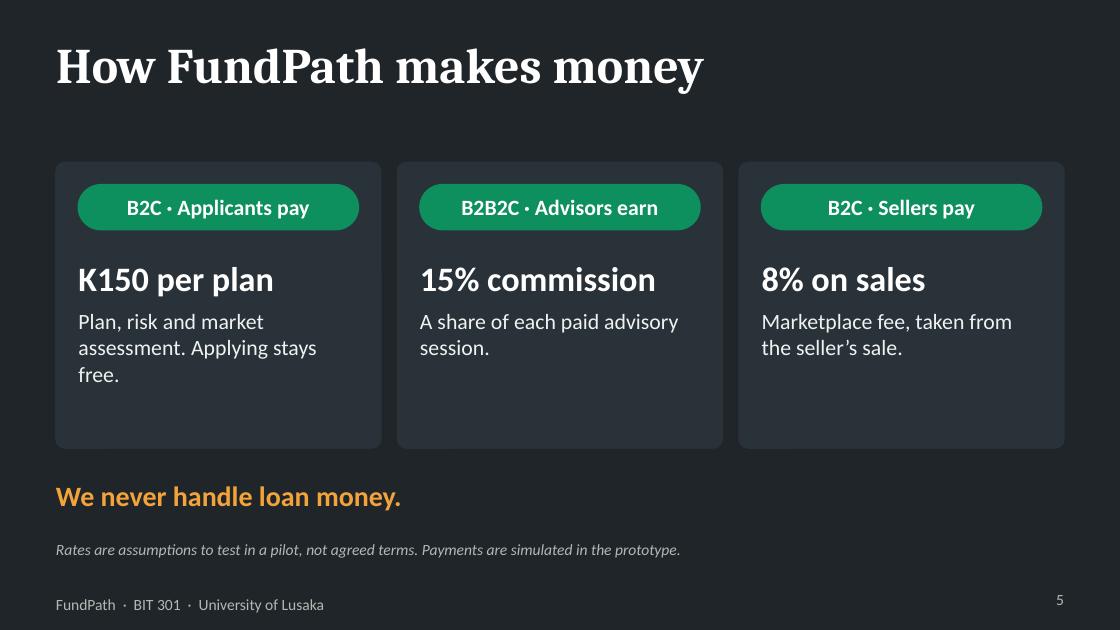
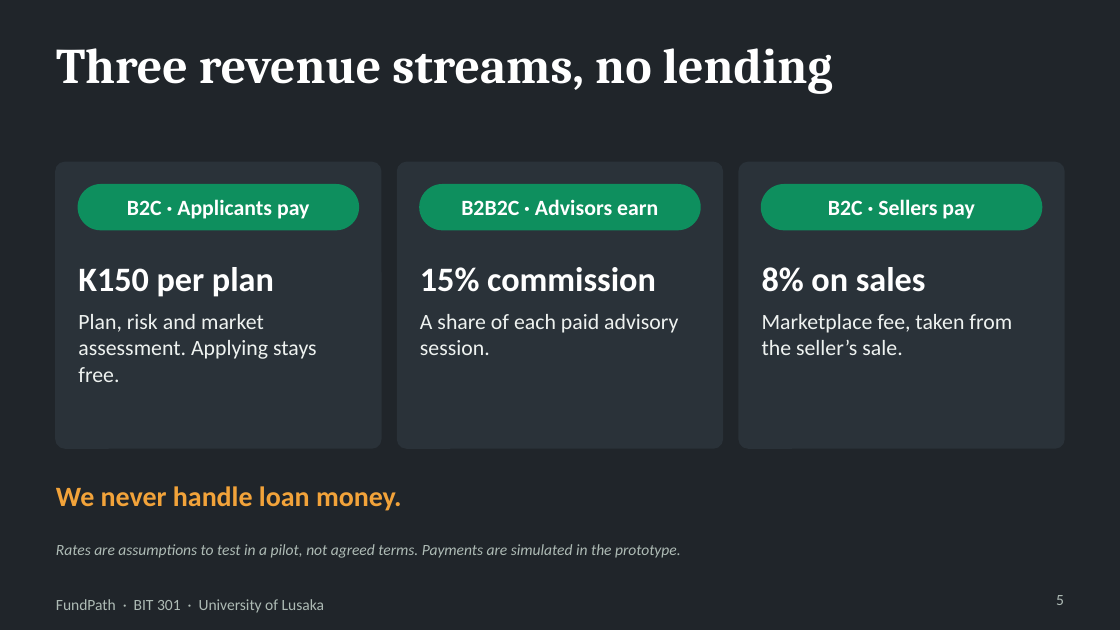
Before and after one commit to mwemmz/cdf-project, a slide deck: slide 5 of docs/presentation/FundPath_5_Slide_Pitch.pptx. Drawn at 1120x630 pixels with LibreOffice and Linux fonts; fonts in the diff are those of the drawing. Boxes give left, top, right and bottom in pixels: in the first picture for what was removed or moved away, otherwise in the second. Text is boxed around its words. In the diff, an @@ line names an element or a change of style, - is before the commit and + after.

```diff
--- a/docs/presentation/FundPath_5_Slide_Pitch.pptx
+++ b/docs/presentation/FundPath_5_Slide_Pitch.pptx
@@ title at bbox=[56, 48, 833, 94]: text changed @@
-How FundPath makes money
+Three revenue streams, no lending
```
Also in this commit, not shown: 1 other slide changed.
